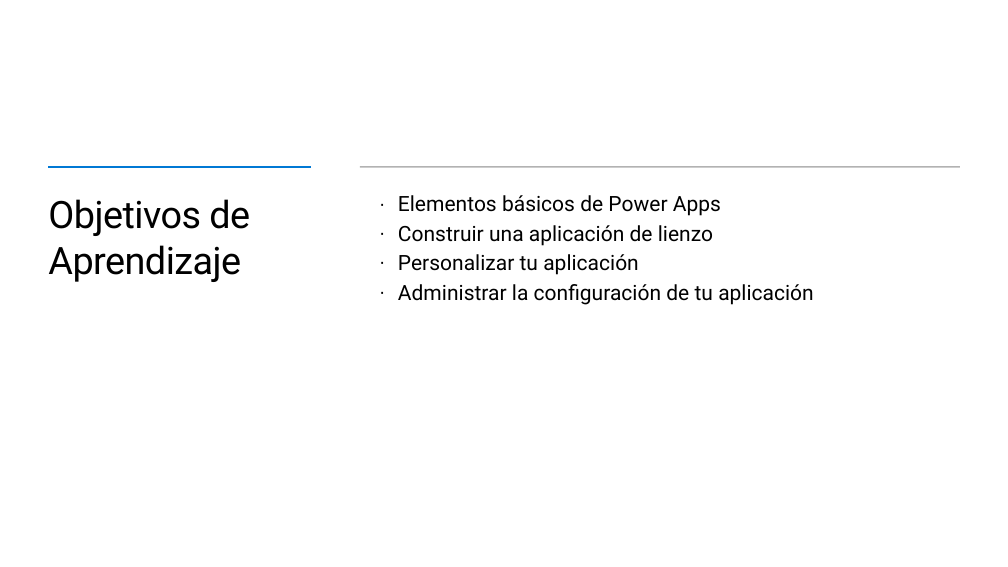
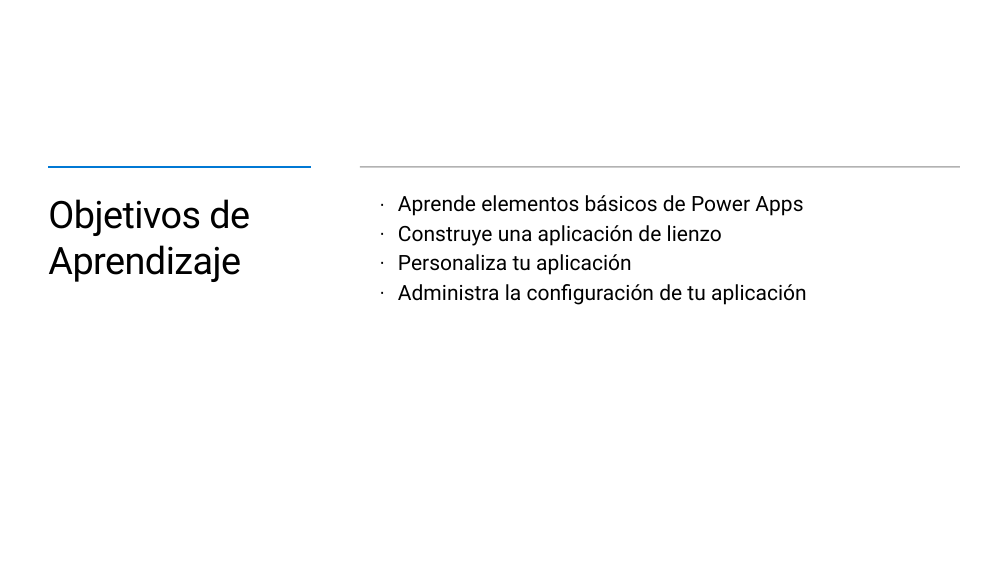
Before and after one commit to microsoft/workshop-library, a slide deck: slide 4 of full/power-platform-canvas-app/slides_es.pptx. Drawn at 1008x567 pixels with LibreOffice and Linux fonts; fonts in the diff are those of the drawing; background and template pictures are left out. Boxes give left, top, right and bottom in pixels: in the first picture for what was removed or moved away, otherwise in the second. Text is boxed around its words. In the diff, an @@ line names an element or a change of style, - is before the commit and + after.

```diff
--- a/full/power-platform-canvas-app/slides_es.pptx
+++ b/full/power-platform-canvas-app/slides_es.pptx
@@ text at box(398, 195, 807, 305): text changed @@
-  · Elementos básicos de Power Apps
-  · Construir una aplicación de lienzo
-  · Personalizar tu aplicación
-  · Administrar la configuración de tu aplicación
+  · Aprende elementos básicos de Power Apps
+  · Construye una aplicación de lienzo
+  · Personaliza tu aplicación
+  · Administra la configuración de tu aplicación
```
Also in this commit, not shown: 21 other slides changed, 6 slides added, 6 slides removed.
